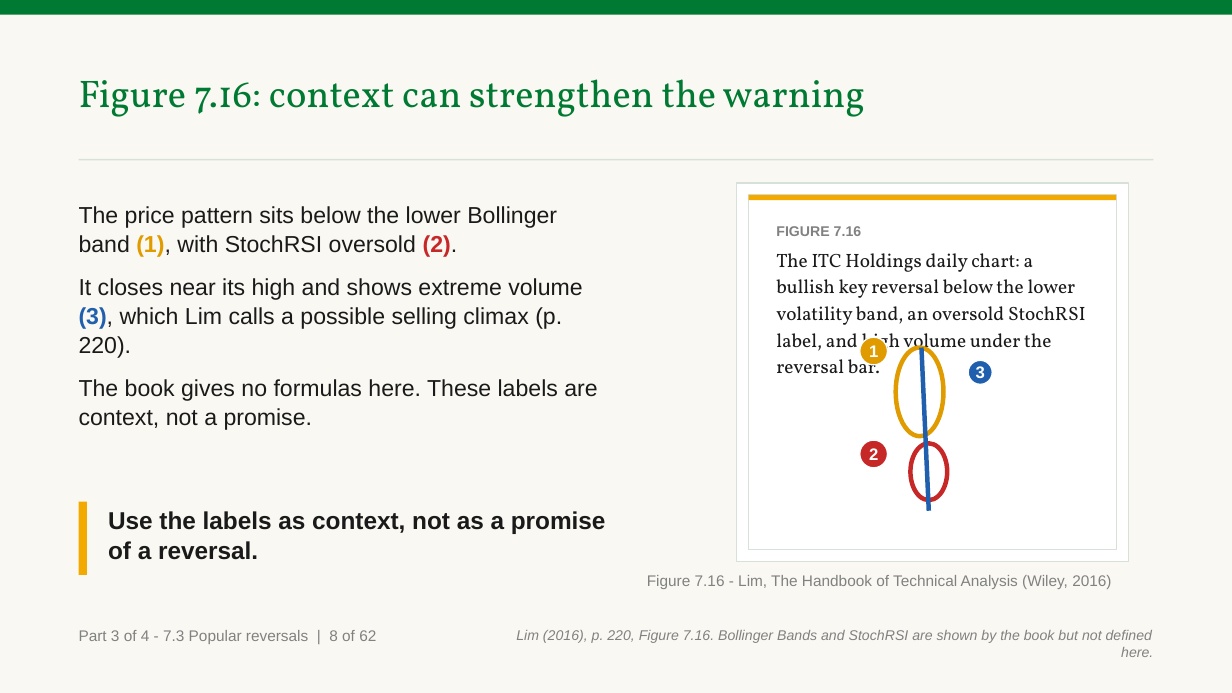
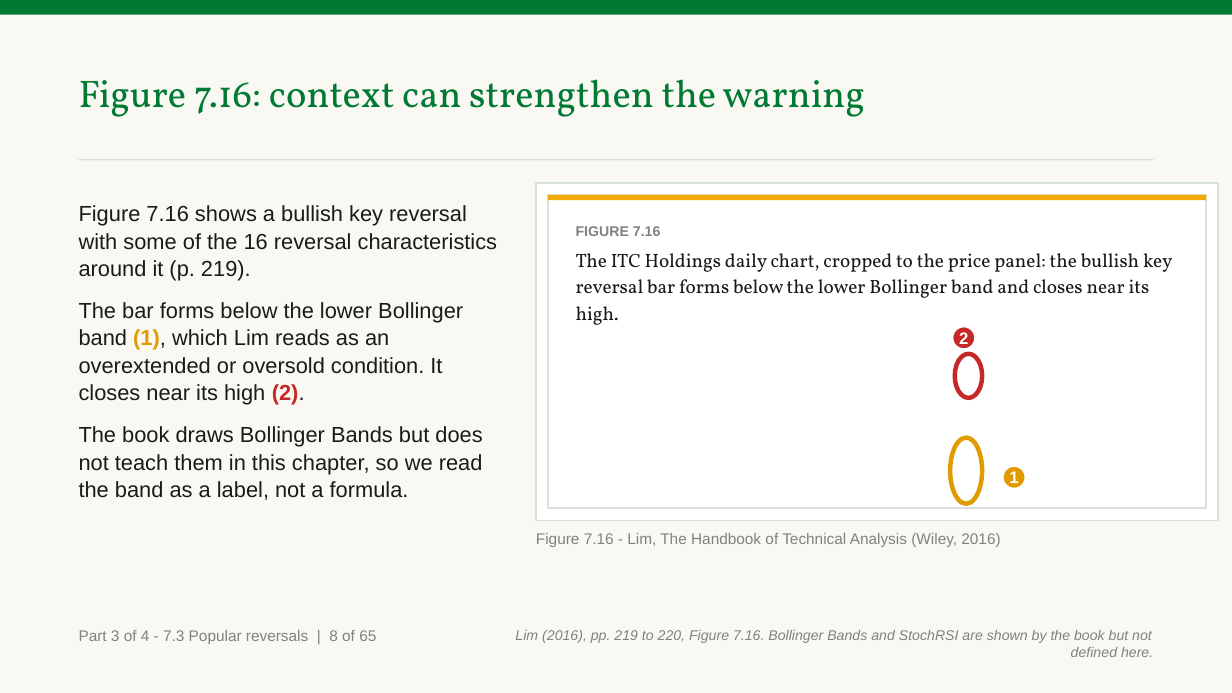
Before and after one commit to benjiesotelo-sudo/Telos_FIN1209, a slide deck: slide 142 of chapter-07/FIN1209-Chapter-07.pptx. Drawn at 1232x693 pixels with LibreOffice and Linux fonts; fonts in the diff are those of the drawing. Boxes give left, top, right and bottom in pixels: in the first picture for what was removed or moved away, otherwise in the second. Text is boxed around its words. In the diff, an @@ line names an element or a change of style, - is before the commit and + after.

Commit message:
Chapter 7 Part 3: fix the strict reads (reversal patterns, marks, wording, charts)

```diff
--- a/chapter-07/FIN1209-Chapter-07.pptx
+++ b/chapter-07/FIN1209-Chapter-07.pptx
@@ text at <box>79,205,498,500</box>: text changed; size 18 to 17 pt @@
-The price pattern sits below the lower Bollinger band (1), with StochRSI oversold (2).
-It closes near its high and shows extreme volume (3), which Lim calls a possible selling climax (p. 220).
-The book gives no formulas here. These labels are context, not a promise.
+Figure 7.16 shows a bullish key reversal with some of the 16 reversal characteristics around it (p. 219).
+The bar forms below the lower Bollinger band (1), which Lim reads as an overextended or oversold condition. It closes near its high (2).
+The book draws Bollinger Bands but does not teach them in this chapter, so we read the band as a label, not a formula.
@@ rectangle: place and size @@
-rectangle at <box>749,195,1116,550</box>
+rectangle at <box>536,183,1218,520</box>
@@ rectangle: place and size @@
-rectangle at <box>749,195,1116,201</box>
+rectangle at <box>548,195,1206,201</box>
@@ rectangle: place and size @@
-rectangle at <box>737,183,1128,562</box>
+rectangle at <box>548,195,1206,508</box>
@@ text "FIGURE 7.16": place and size @@
-text "FIGURE 7.16" at <box>776,226,1086,373</box>
+text "FIGURE 7.16" at <box>576,226,1173,325</box>
@@ text at <box>576,253,1173,325</box>: text changed @@
-The ITC Holdings daily chart: a bullish key reversal below the lower volatility band, an oversold StochRSI label, and high volume under the reversal bar.
+The ITC Holdings daily chart, cropped to the price panel: the bullish key reversal bar forms below the lower Bollinger band and closes near its high.
@@ ellipse "2": place and size @@
-ellipse "2" at <box>860,440,887,468</box>
+ellipse "2" at <box>953,327,975,349</box>
@@ line removed from (921, 348) to (929, 511) @@
@@ ellipse: place and size @@
-ellipse at <box>896,348,944,436</box>
+ellipse at <box>955,354,982,398</box>
@@ ellipse at <box>955,354,982,398</box>: outline #E09B00 3.5 pt to #C62828 3.5 pt @@
@@ ellipse removed at <box>969,360,993,384</box> @@
-3
@@ ellipse: place and size @@
-ellipse at <box>910,444,947,500</box>
+ellipse at <box>950,438,982,505</box>
@@ ellipse at <box>950,438,982,505</box>: outline #C62828 3.5 pt to #E09B00 3.5 pt @@
@@ ellipse "1": place and size @@
-ellipse "1" at <box>860,337,887,365</box>
+ellipse "1" at <box>1004,467,1026,489</box>
@@ rectangle removed at <box>79,502,87,575</box> @@
@@ text removed at <box>108,511,606,560</box> @@
-Use the labels as context, not as a promise of a reversal.
@@ text "Figure 7.16 - Lim, The ...": place and size @@
-text "Figure 7.16 - Lim, The ..." at <box>647,575,1111,589</box>
+text "Figure 7.16 - Lim, The ..." at <box>536,533,1000,547</box>
@@ text at <box>79,630,376,644</box>: text changed @@
-Part 3 of 4 - 7.3 Popular reversals | 8 of 62
+Part 3 of 4 - 7.3 Popular reversals | 8 of 65
@@ text at <box>515,630,1153,657</box>: text changed @@
-Lim (2016), p. 220, Figure 7.16. Bollinger Bands and StochRSI are shown by the book but not defined here.
+Lim (2016), pp. 219 to 220, Figure 7.16. Bollinger Bands and StochRSI are shown by the book but not defined here.
```
Also in this commit, not shown: 88 other slides changed, 4 slides added, 1 slide removed, 5 other files.
